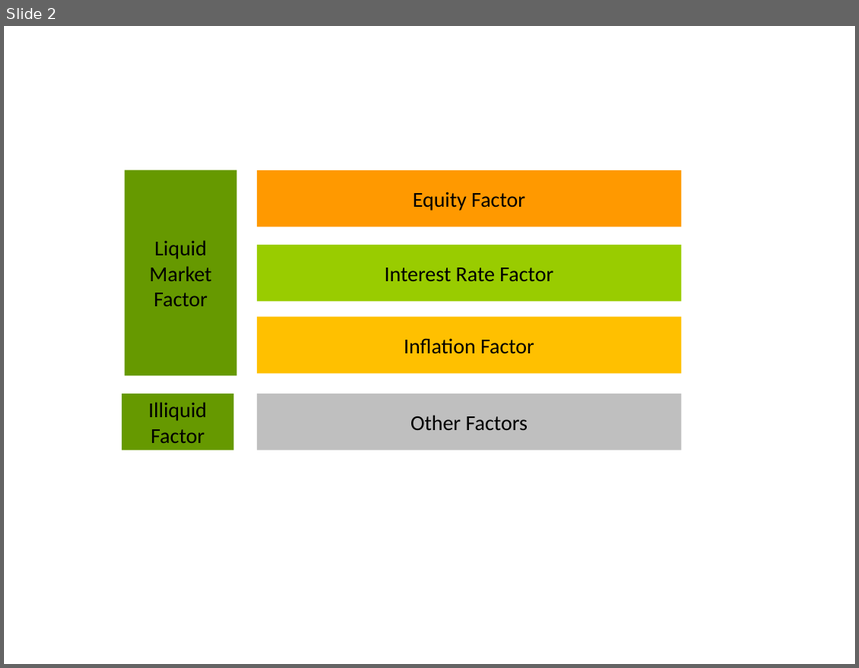
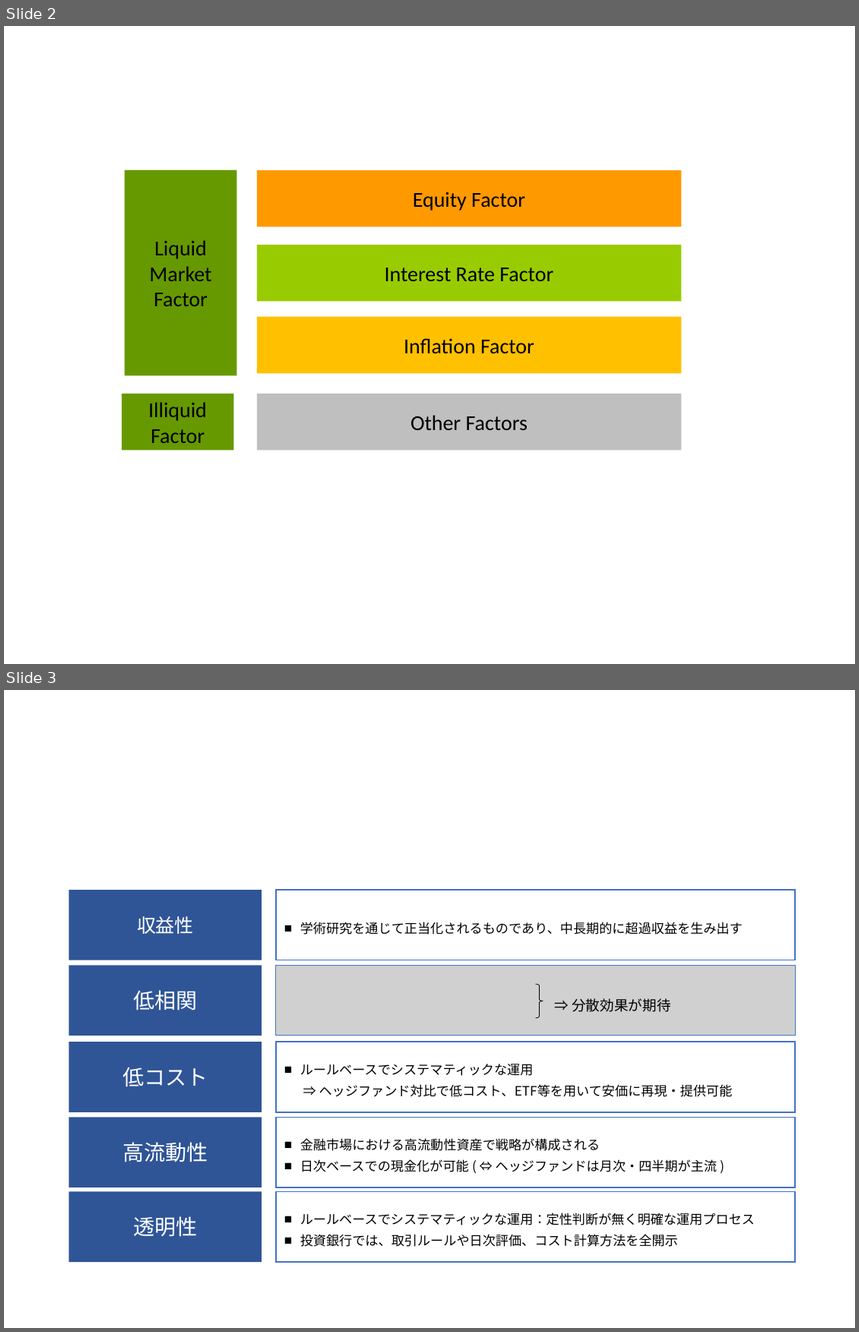
Before and after one commit to RMIKUNI/Paper, a slide deck: 論文パワポ.pptx. Shown one above the other, each under a label of ours: slide 2 before the commit, slides 2 and 3 after it. The pictures are 859x668 and 859x1332 pixels, drawn with LibreOffice and Linux fonts; fonts in the diff are those of the drawing; grey boxes stand for pictures. Boxes give left, top, right and bottom in pixels: in the first picture for what was removed or moved away, otherwise in the second. Text is boxed around its words. In the diff, an @@ line names an element or a change of style, - is before the commit and + after.

```diff
--- a/論文パワポ.pptx
+++ b/論文パワポ.pptx
@@ slide 3 added at (x1=4, y1=690, x2=855, y2=1328), background #FFFFFF @@
@@ rectangle added at (x1=69, y1=890, x2=261, y2=961), fill #2F5597, 16 pt, text #FFFFFF @@
+収益性
@@ rectangle added at (x1=275, y1=890, x2=794, y2=961), outline #4472C4 1 pt, 11 pt, text #000000 @@
+■ 学術研究を通じて正当化されるものであり、中長期的に超過収益を生み出す
@@ rectangle added at (x1=69, y1=966, x2=261, y2=1037), fill #2F5597, 18 pt, text #FFFFFF @@
+低相関
@@ picture added at (x1=275, y1=966, x2=794, y2=1037) @@
@@ right brace added at (x1=536, y1=985, x2=544, y2=1018), outline #000000 0.5 pt @@
@@ text added at (x1=572, y1=999, x2=671, y2=1012), 12 pt, text #000000 @@
+⇒ 分散効果が期待
@@ rectangle added at (x1=69, y1=1043, x2=261, y2=1113), fill #2F5597, 18 pt, text #FFFFFF @@
+低コスト
@@ rectangle added at (x1=275, y1=1043, x2=794, y2=1113), outline #4472C4 1 pt, 11 pt, text #000000 @@
+■ ルールベースでシステマティックな運用
+  ⇒ ヘッジファンド対比で低コスト、ETF等を用いて安価に再現・提供可能
@@ rectangle added at (x1=69, y1=1117, x2=261, y2=1188), fill #2F5597, 18 pt, text #FFFFFF @@
+高流動性
@@ rectangle added at (x1=275, y1=1117, x2=794, y2=1188), outline #4472C4 1 pt, 11 pt, text #000000 @@
+■ 金融市場における高流動性資産で戦略が構成される
+■ 日次ベースでの現金化が可能 ( ⇔ ヘッジファンドは月次・四半期が主流 )
@@ rectangle added at (x1=69, y1=1192, x2=261, y2=1263), fill #2F5597, 18 pt, text #FFFFFF @@
+透明性
@@ rectangle added at (x1=275, y1=1192, x2=794, y2=1263), outline #4472C4 1 pt, 11 pt, text #000000 @@
+■ ルールベースでシステマティックな運用：定性判断が無く明確な運用プロセス
+■ 投資銀行では、取引ルールや日次評価、コスト計算方法を全開示
```
Also in this commit, not shown: 1 other file.
